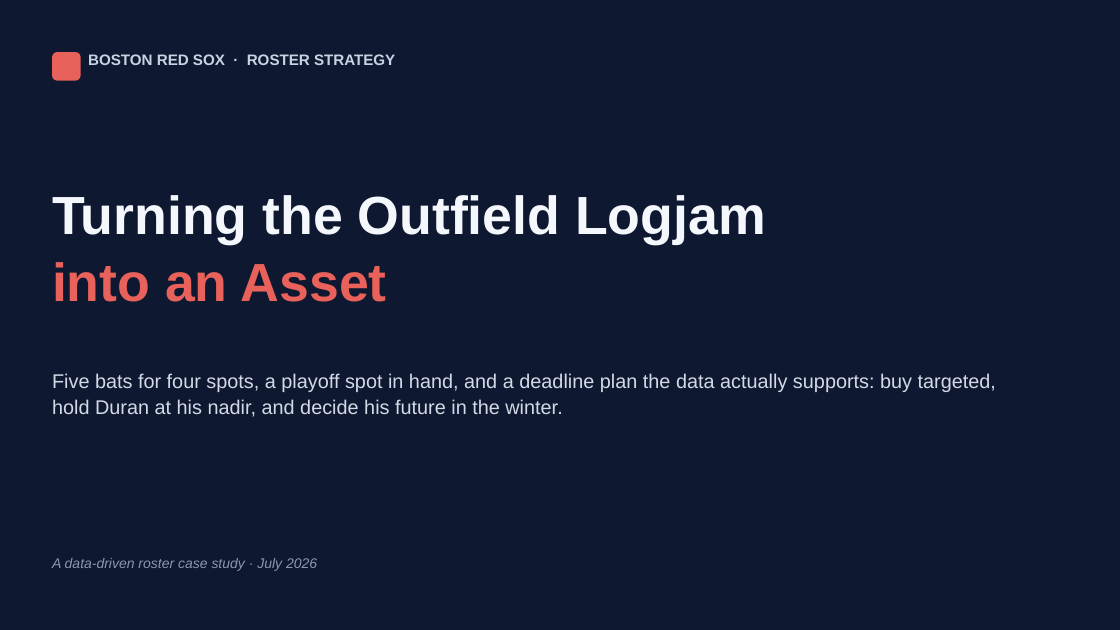
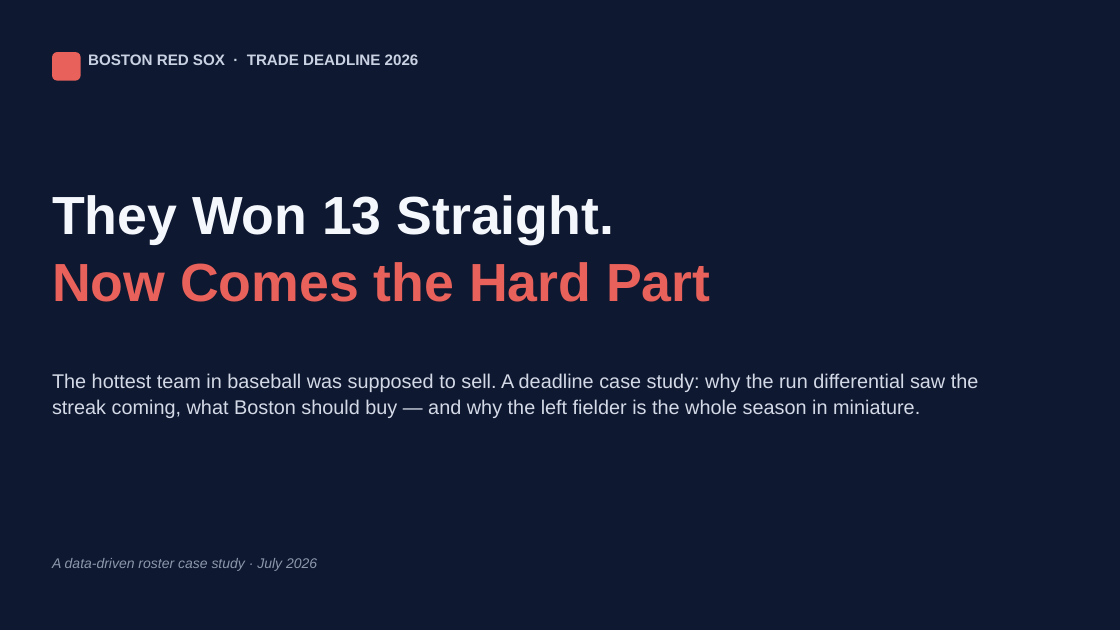
Before and after one commit to justinloo12/jarren-duran-outlier-analysis, a slide deck: slide 1 of outputs/Red_Sox_Outfield_Strategy.pptx. Drawn at 1120x630 pixels with LibreOffice and Linux fonts; fonts in the diff are those of the drawing. Boxes give left, top, right and bottom in pixels: in the first picture for what was removed or moved away, otherwise in the second. Text is boxed around its words. In the diff, an @@ line names an element or a change of style, - is before the commit and + after.

```diff
--- a/outputs/Red_Sox_Outfield_Strategy.pptx
+++ b/outputs/Red_Sox_Outfield_Strategy.pptx
@@ text at (x1=88, y1=54, x2=419, y2=65): text changed @@
-BOSTON RED SOX · ROSTER STRATEGY
+BOSTON RED SOX · TRADE DEADLINE 2026
@@ text at (x1=52, y1=195, x2=710, y2=302): text changed; text colour #F4F7FC to #E8615A @@
-Turning the Outfield Logjam
-into an Asset
+They Won 13 Straight.
+Now Comes the Hard Part
@@ text at (x1=52, y1=373, x2=979, y2=418): text changed @@
-Five bats for four spots, a playoff spot in hand, and a deadline plan the data actually supports: buy targeted, hold Duran at his nadir, and decide his future in the winter.
+The hottest team in baseball was supposed to sell. A deadline case study: why the run differential saw the streak coming, what Boston should buy — and why the left fielder is the whole season in miniature.
```
Also in this commit, not shown: 1 other slide changed, 4 other files.
